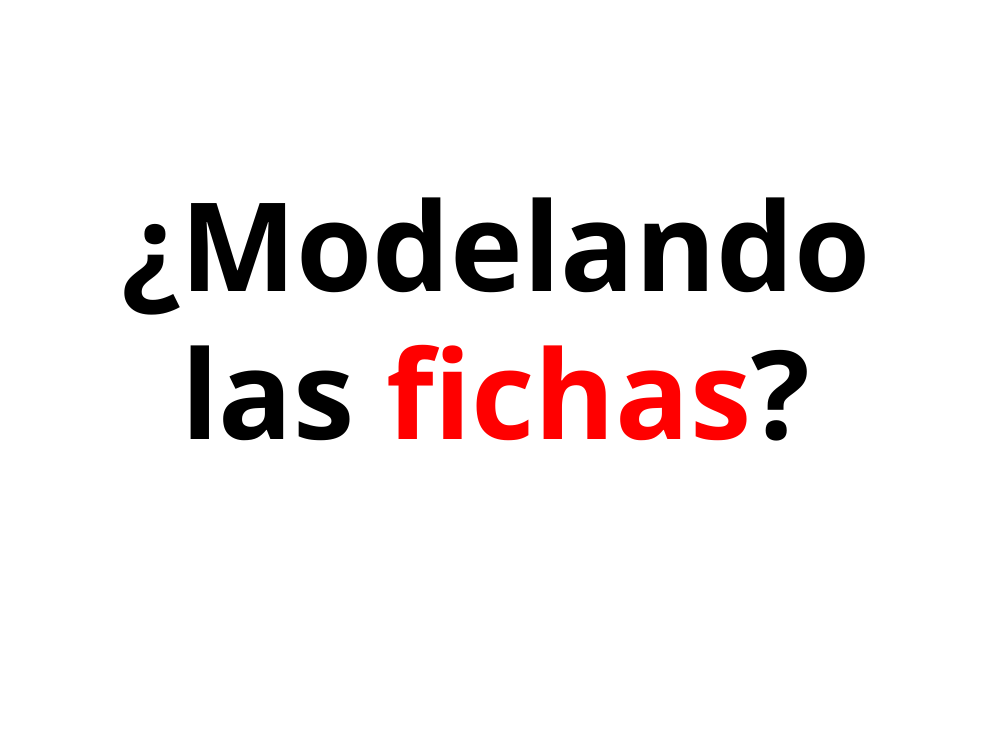
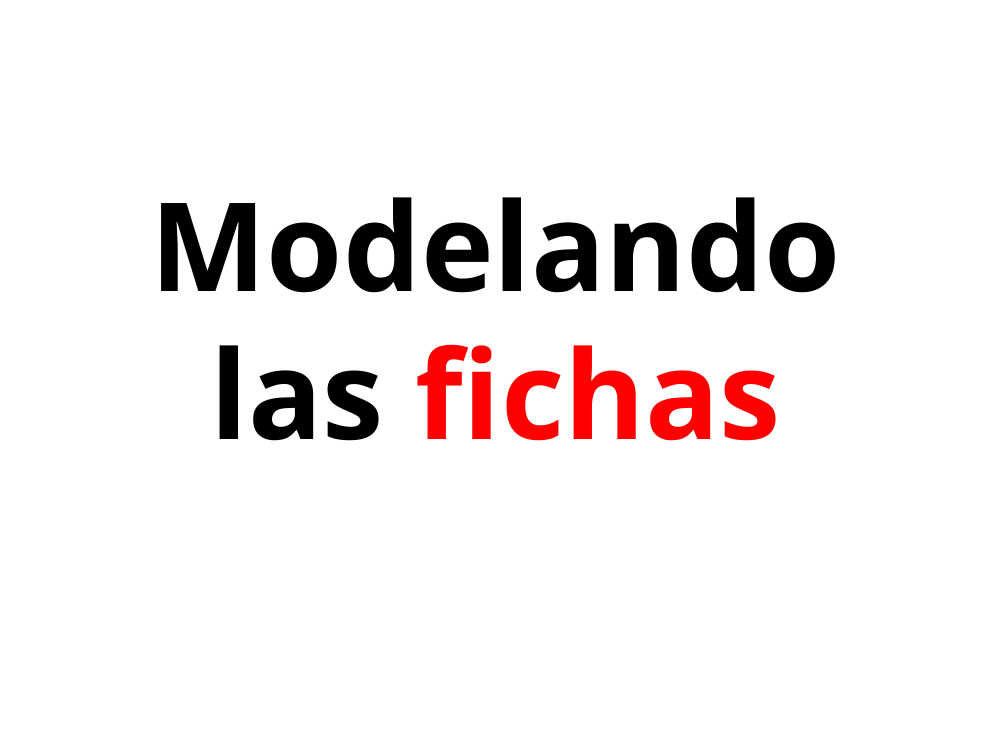
Before and after one commit to kikeacedo/Parchis, a slide deck: slide 22 of Parchis.pptx (slide 20 before the commit). Drawn at 1008x756 pixels with LibreOffice and Linux fonts; fonts in the diff are those of the drawing. Boxes give left, top, right and bottom in pixels: in the first picture for what was removed or moved away, otherwise in the second. Text is boxed around its words. In the diff, an @@ line names an element or a change of style, - is before the commit and + after.

```diff
--- a/Parchis.pptx
+++ b/Parchis.pptx
@@ title at (151, 197, 841, 441): text changed @@
-¿Modelando las fichas?
+Modelando las fichas
```
Also in this commit, not shown: 12 other slides changed, 7 slides added, 5 slides removed, 36 other files.
